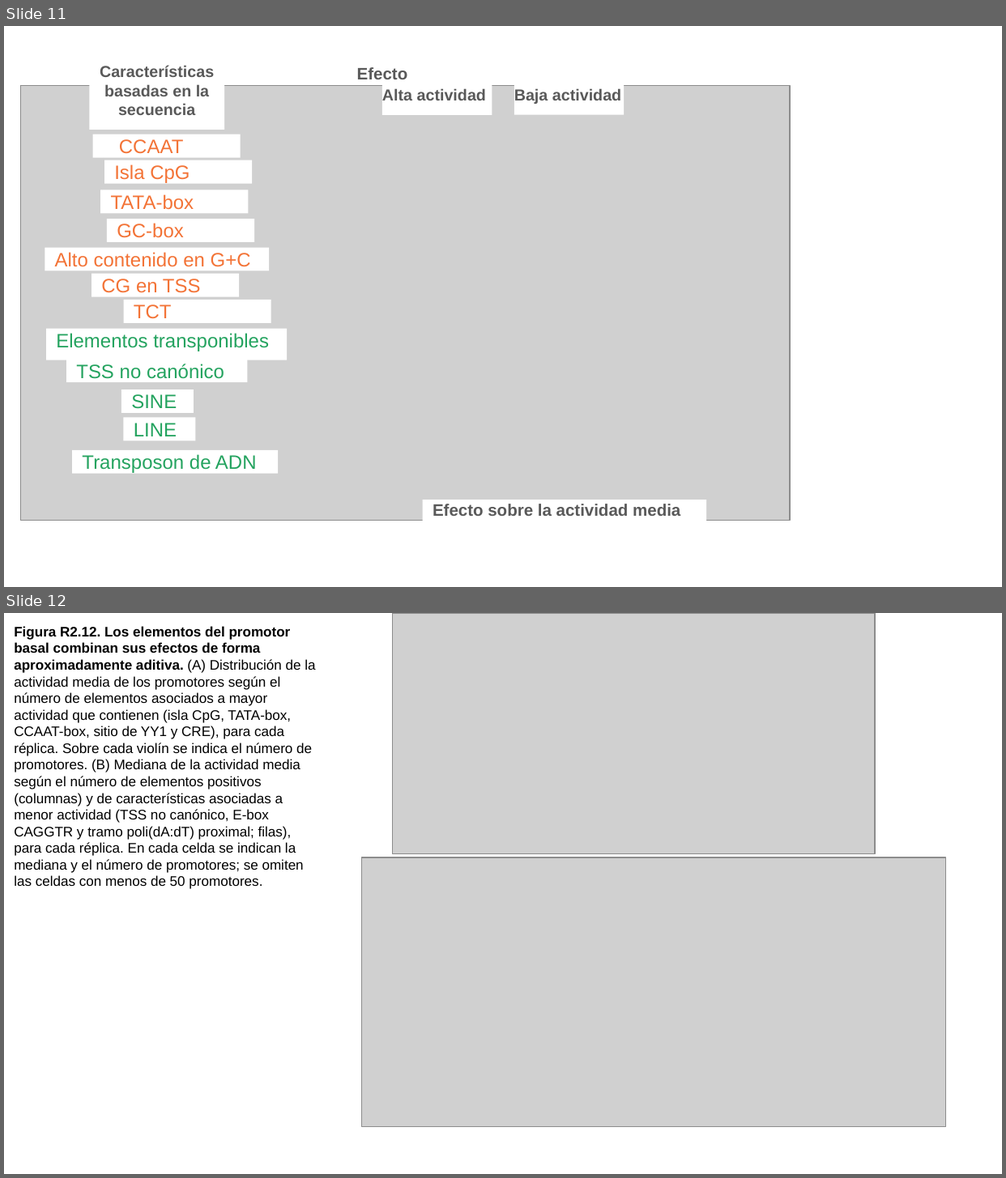
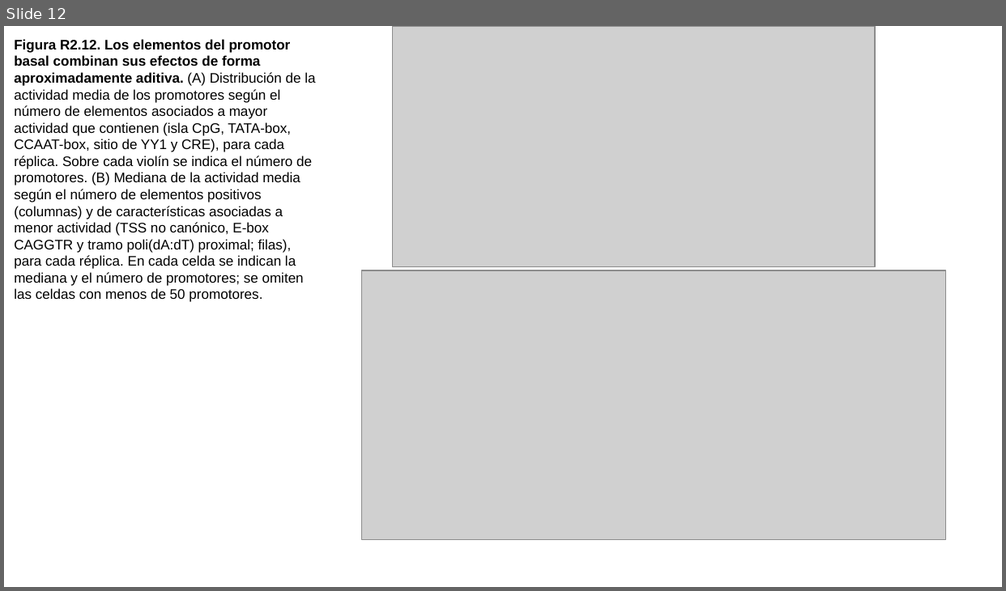
Before and after one commit to martin-iungman/TesisDoc, a slide deck: docs/Fig R2.pptx. Shown one above the other, each under a label of ours: slides 11 and 12 before the commit, slide 12 after it. The pictures are 1006x1178 and 1006x591 pixels, drawn with LibreOffice and Linux fonts; fonts in the diff are those of the drawing; grey boxes stand for pictures. Boxes give left, top, right and bottom in pixels: in the first picture for what was removed or moved away, otherwise in the second. Text is boxed around its words. In the diff, an @@ line names an element or a change of style, - is before the commit and + after.

```diff
--- a/docs/Fig R2.pptx
+++ b/docs/Fig R2.pptx
@@ slide 11 removed at (x1=4, y1=26, x2=1002, y2=587), background #FFFFFF @@
@@ rectangle removed at (x1=90, y1=52, x2=224, y2=130) @@
-Características basadas en la secuencia
@@ text removed at (x1=357, y1=67, x2=408, y2=79) @@
-Efecto
@@ picture removed at (x1=21, y1=86, x2=791, y2=521) @@
@@ rectangle removed at (x1=382, y1=76, x2=492, y2=116) @@
-Alta actividad
@@ rectangle removed at (x1=514, y1=75, x2=624, y2=115) @@
-Baja actividad
@@ rectangle removed at (x1=93, y1=134, x2=241, y2=158) @@
-CCAAT
@@ rectangle removed at (x1=104, y1=160, x2=253, y2=184) @@
-Isla CpG
@@ rectangle removed at (x1=101, y1=190, x2=249, y2=214) @@
-TATA-box
@@ rectangle removed at (x1=107, y1=219, x2=254, y2=242) @@
-GC-box
@@ rectangle removed at (x1=45, y1=248, x2=270, y2=271) @@
-Alto contenido en G+C
@@ rectangle removed at (x1=91, y1=274, x2=240, y2=297) @@
-CG en TSS
@@ rectangle removed at (x1=124, y1=300, x2=271, y2=323) @@
-TCT
@@ rectangle removed at (x1=46, y1=328, x2=287, y2=361) @@
-Elementos transponibles
@@ rectangle removed at (x1=67, y1=359, x2=248, y2=383) @@
-TSS no canónico
@@ rectangle removed at (x1=121, y1=390, x2=194, y2=414) @@
-SINE
@@ rectangle removed at (x1=124, y1=417, x2=196, y2=442) @@
-LINE
@@ rectangle removed at (x1=72, y1=450, x2=278, y2=474) @@
-Transposon de ADN
@@ rectangle removed at (x1=422, y1=500, x2=706, y2=530) @@
-Efecto sobre la actividad media
```
Also in this commit, not shown: 1 slide added.
